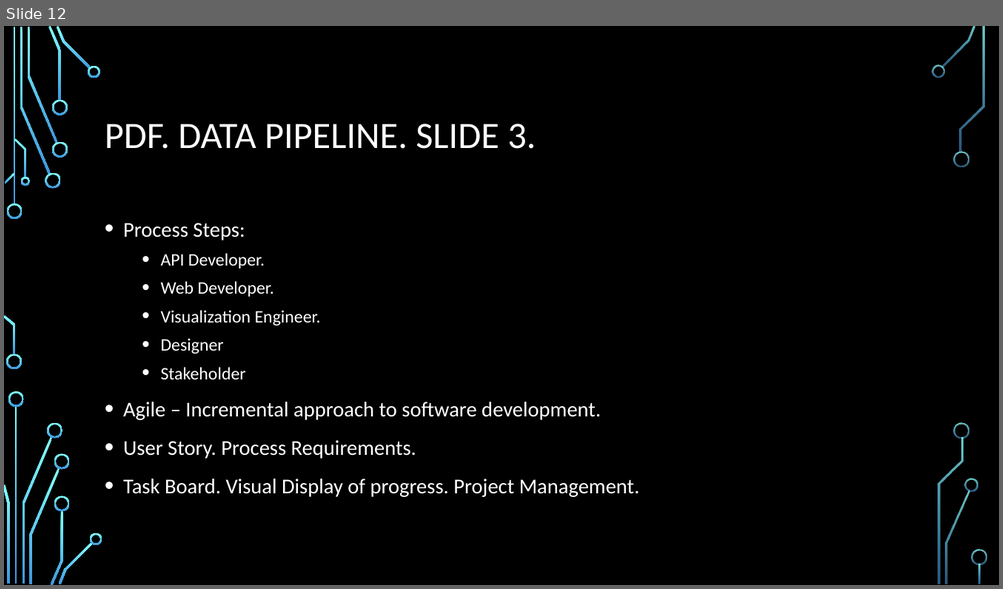
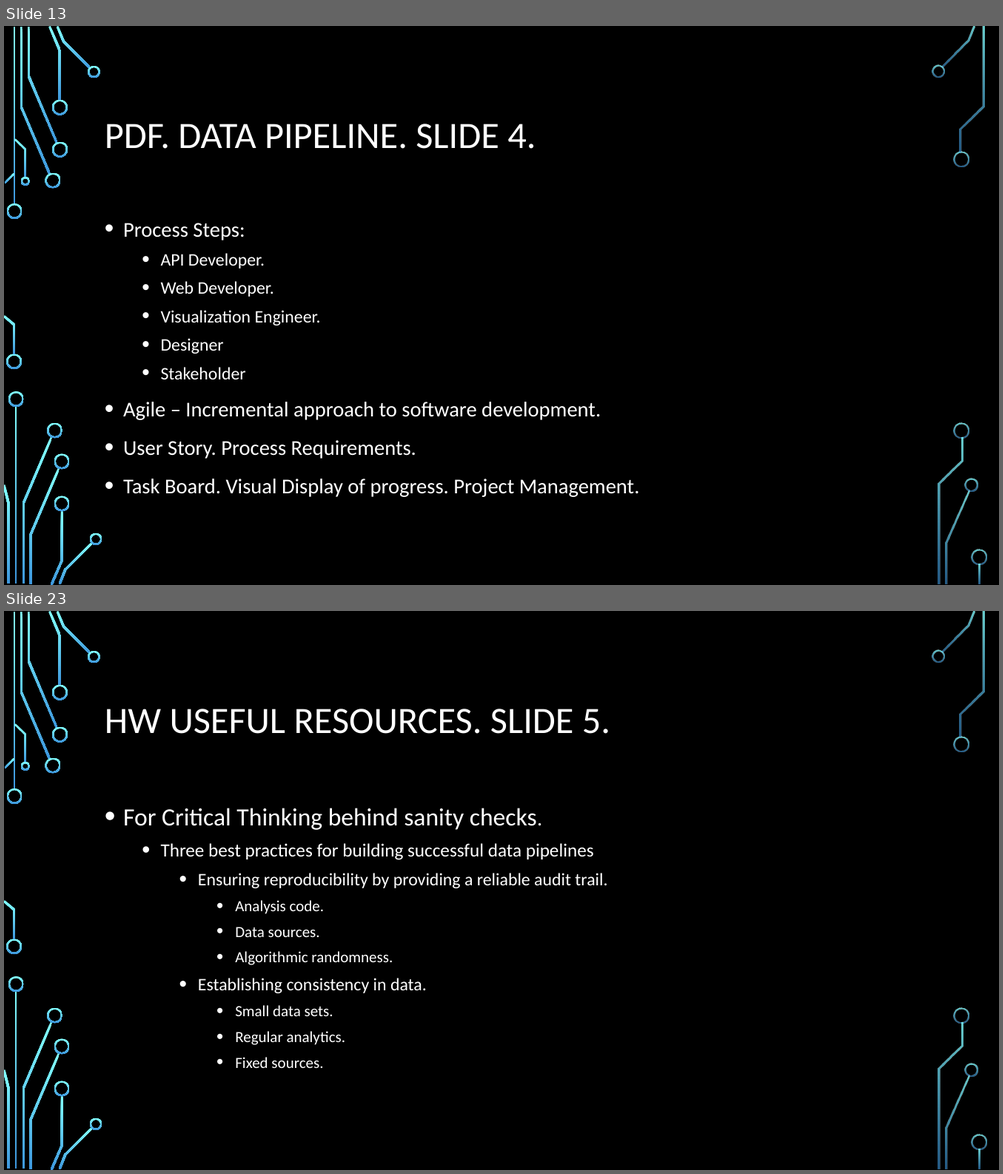
Before and after one commit to mgroysman/Data-622.-Fall-2019., a slide deck: Data 622.pptx. Shown one above the other, each under a label of ours: slide 12 before the commit, slides 13 and 23 after it; the slides between them are not shown. The pictures are 1003x589 and 1003x1174 pixels, drawn with LibreOffice and Linux fonts; fonts in the diff are those of the drawing; background and template pictures are left out. Boxes give left, top, right and bottom in pixels: in the first picture for what was removed or moved away, otherwise in the second. Text is boxed around its words. In the diff, an @@ line names an element or a change of style, - is before the commit and + after.

```diff
--- a/Data 622.pptx
+++ b/Data 622.pptx
@@ slide 23 added at <box>4,611,999,1170</box>, background picture (left out); not listed: 36 template elements that a slide beside it also shows @@
@@ title added at <box>105,709,610,734</box>, 36 pt, text #FFFFFF @@
+HW USEFUL RESOURCES. SLIDE 5.
@@ text added at <box>123,808,607,1068</box>, 15 pt, text #FFFFFF @@
+• For Critical Thinking behind sanity checks.
+  • Three best practices for building successful data pipelines
+    • Ensuring reproducibility by providing a reliable audit trail.
+      • Analysis code.
+      • Data sources.
+      • Algorithmic randomness.
+    • Establishing consistency in data.
+      • Small data sets.
+      • Regular analytics.
+      • Fixed sources.
@@ what was slide 12 is now slide 13 @@
@@ slide 13 changed as well @@
@@ title at <box>105,124,535,149</box>: text changed @@
-PDF. DATA PIPELINE. SLIDE 3.
+PDF. DATA PIPELINE. SLIDE 4.
```
Also in this commit, not shown: 2 other slides changed, 28 other slides added, 1 slide removed.
